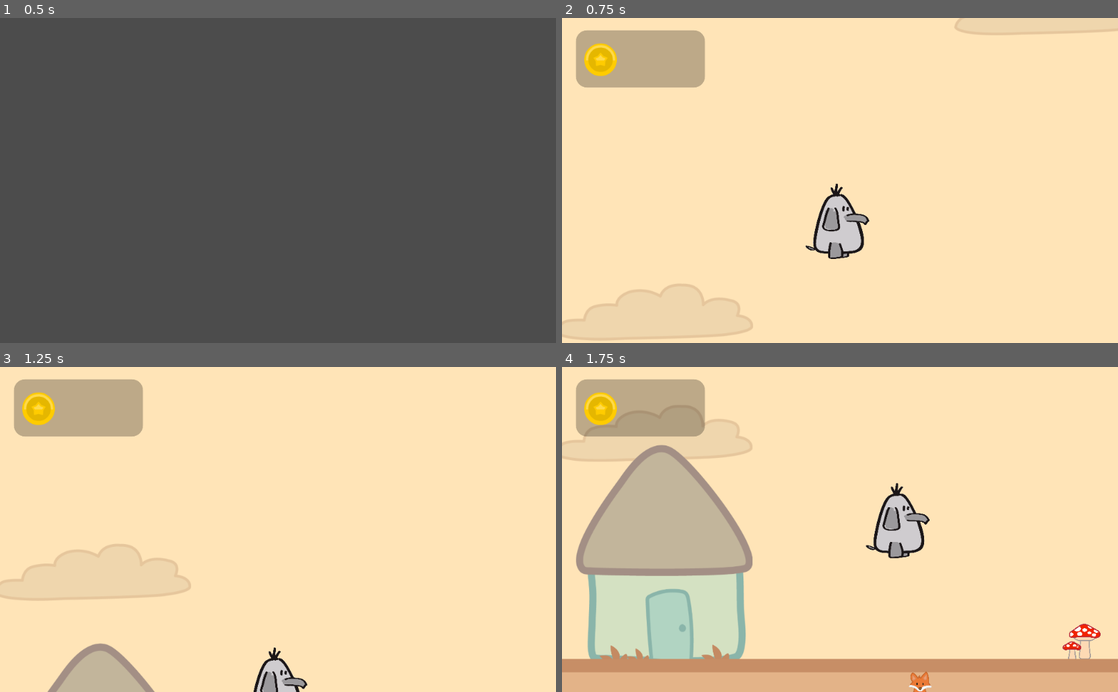
Above: before the commit, frames 1-4 (two rows, left to right).
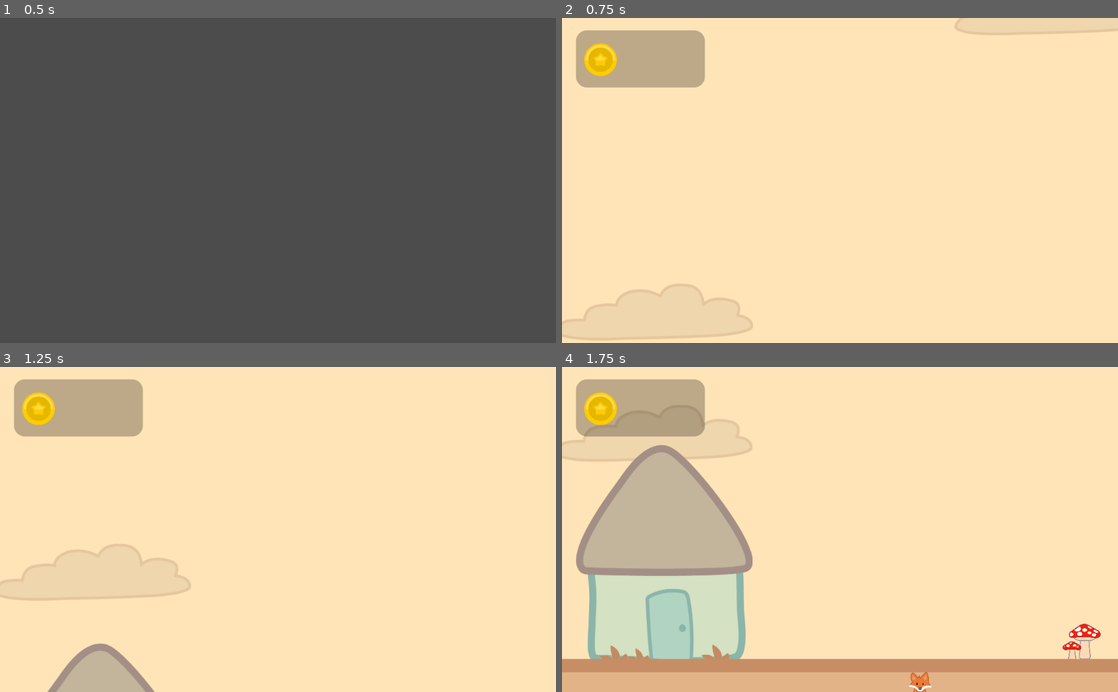
Above: after the commit, the same moments.

Repository: wlaj/allie-the-ellie-mobile-app
Game: Godot game, scene res://scenes/Menu.tscn
Two runs of this game, one before a commit and one after it. Both use one fixed random seed, a clock stepped at 60 frames per second and the inputs below. Video files are missing from this copy of the repository; at most half a second of black plays in their place.
Inputs (mouse positions are in pixels of both pictures, inside the frame that each line leads up to):
- Up to frame 1 (0.5 s): no input
- Up to frame 2 (0.75 s): click (840, 180) at 0.5 s
- Up to frame 3 (1.25 s): no input
- Up to frame 4 (1.75 s): move the mouse to (962, 513) at 1.27 s; hold Right (right) from 1.28 s (still down); click (962, 513) at 1.42 s; tap Space (jump) at 1.52 s

Frame 1 is identical in both runs. In frame 2, 1.5% of the frame differs, in the area x 43-56%, y 50-75%; in frame 3, 0.7%; in frame 4, 1.5%.

Commit message:
v1.5.3.5 - Extra content

Diff:
--- a/Platform/allie_spriteframes.tres
+++ b/Platform/allie_spriteframes.tres
@@ -34,18 +34,18 @@
 "name": "crouch",
 "speed": 5.0
 }, {
-"frames": [ ExtResource( 12 ), ExtResource( 21 ), ExtResource( 5 ), ExtResource( 7 ), ExtResource( 20 ), ExtResource( 14 ), ExtResource( 2 ), ExtResource( 4 ), ExtResource( 6 ), ExtResource( 18 ), ExtResource( 17 ), ExtResource( 8 ), ExtResource( 15 ), ExtResource( 9 ), ExtResource( 16 ), ExtResource( 3 ), ExtResource( 13 ), ExtResource( 19 ), ExtResource( 10 ), ExtResource( 11 ), ExtResource( 1 ) ],
+"frames": [  ],
 "loop": true,
-"name": "walk",
-"speed": 40.0
+"name": "air",
+"speed": 5.0
 }, {
 "frames": [  ],
 "loop": true,
 "name": "climb",
 "speed": 5.0
 }, {
-"frames": [ ExtResource( 1 ) ],
+"frames": [ ExtResource( 12 ), ExtResource( 21 ), ExtResource( 5 ), ExtResource( 7 ), ExtResource( 20 ), ExtResource( 14 ), ExtResource( 2 ), ExtResource( 4 ), ExtResource( 6 ), ExtResource( 18 ), ExtResource( 17 ), ExtResource( 8 ), ExtResource( 15 ), ExtResource( 9 ), ExtResource( 16 ), ExtResource( 3 ), ExtResource( 13 ), ExtResource( 19 ), ExtResource( 10 ), ExtResource( 11 ), ExtResource( 1 ) ],
 "loop": true,
-"name": "air",
-"speed": 5.0
+"name": "walk",
+"speed": 40.0
 } ]
--- a/Platform/scenes/large/Fall-lvl.tscn
+++ b/Platform/scenes/large/Fall-lvl.tscn
@@ -13,6 +13,7 @@
 [ext_resource path="res://assets/props/nature/Paddenstoel.png" type="Texture" id=11]
 [ext_resource path="res://assets/backgrounds/Achtergrond.png" type="Texture" id=12]
 [ext_resource path="res://scenes/props/Bush-prop.tscn" type="PackedScene" id=13]
+[ext_resource path="res://assets/props/cave/sleepingbat.png" type="Texture" id=14]
 
 [sub_resource type="RectangleShape2D" id=1]
 extents = Vector2( 46.23, 63.2881 )
@@ -138,6 +139,15 @@
 position = Vector2( -32.7517, 15.0169 )
 shape = SubResource( 5 )
 disabled = true
+
+[node name="Node2D" type="Node2D" parent="Props"]
+position = Vector2( 577.651, 25.4846 )
+__meta__ = {
+"_edit_group_": true
+}
+
+[node name="Sprite" type="Sprite" parent="Props/Node2D"]
+texture = ExtResource( 14 )
 
 [node name="Allie" parent="." instance=ExtResource( 2 )]
 position = Vector2( -526.06, -327.091 )
--- a/Platform/world_tileset.tres
+++ b/Platform/world_tileset.tres
@@ -19,28 +19,28 @@
 [sub_resource type="ConvexPolygonShape2D" id=2]
 points = PoolVector2Array( 0, 0, 64, 0, 64, 64, 0, 64 )
 
-[sub_resource type="ConvexPolygonShape2D" id=9]
-points = PoolVector2Array( 64, 64, 0, 64, 0, 0, 64, 0 )
-
-[sub_resource type="ConvexPolygonShape2D" id=10]
-points = PoolVector2Array( 64, 64, 0, 64, 0, 0, 64, 0 )
-
-[sub_resource type="ConvexPolygonShape2D" id=13]
-points = PoolVector2Array( 64, 64, 0, 64, 0, 0, 64, 0 )
-
 [sub_resource type="ConvexPolygonShape2D" id=3]
-points = PoolVector2Array( 0, 0, 64, 0, 64, 64, 0, 64 )
+points = PoolVector2Array( 64, 64, 0, 64, 0, 0, 64, 0 )
 
 [sub_resource type="ConvexPolygonShape2D" id=4]
 points = PoolVector2Array( 64, 64, 0, 64, 0, 0, 64, 0 )
 
 [sub_resource type="ConvexPolygonShape2D" id=5]
-points = PoolVector2Array( 0, 0, 64, 0, 64, 64, 0, 64 )
+points = PoolVector2Array( 64, 64, 0, 64, 0, 0, 64, 0 )
 
 [sub_resource type="ConvexPolygonShape2D" id=6]
 points = PoolVector2Array( 0, 0, 64, 0, 64, 64, 0, 64 )
 
 [sub_resource type="ConvexPolygonShape2D" id=7]
+points = PoolVector2Array( 64, 64, 0, 64, 0, 0, 64, 0 )
+
+[sub_resource type="ConvexPolygonShape2D" id=8]
+points = PoolVector2Array( 0, 0, 64, 0, 64, 64, 0, 64 )
+
+[sub_resource type="ConvexPolygonShape2D" id=9]
+points = PoolVector2Array( 0, 0, 64, 0, 64, 64, 0, 64 )
+
+[sub_resource type="ConvexPolygonShape2D" id=10]
 points = PoolVector2Array( 64, 64, 0, 64, 0, 0, 64, 0 )
 
 [sub_resource type="ConvexPolygonShape2D" id=11]
Not shown: 1 places in Platform/scenes/large/Fall-lvl.tscn that only renumber resources
Not shown: 8 places in Platform/world_tileset.tres that only renumber resources
Not shown, removed: Platform/assets/videos/video.webm
Not shown, changed: mid-production-v1.5.apk
